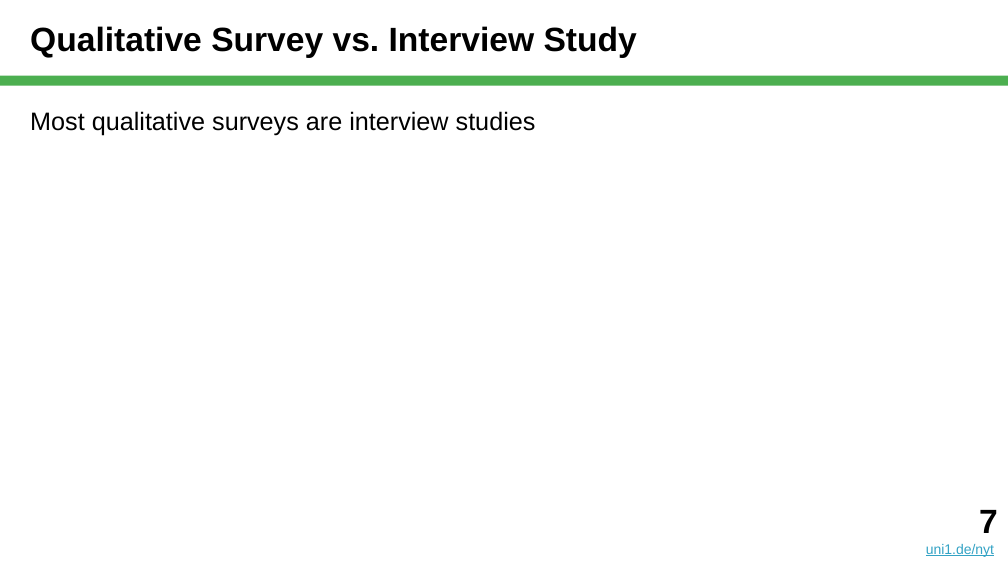
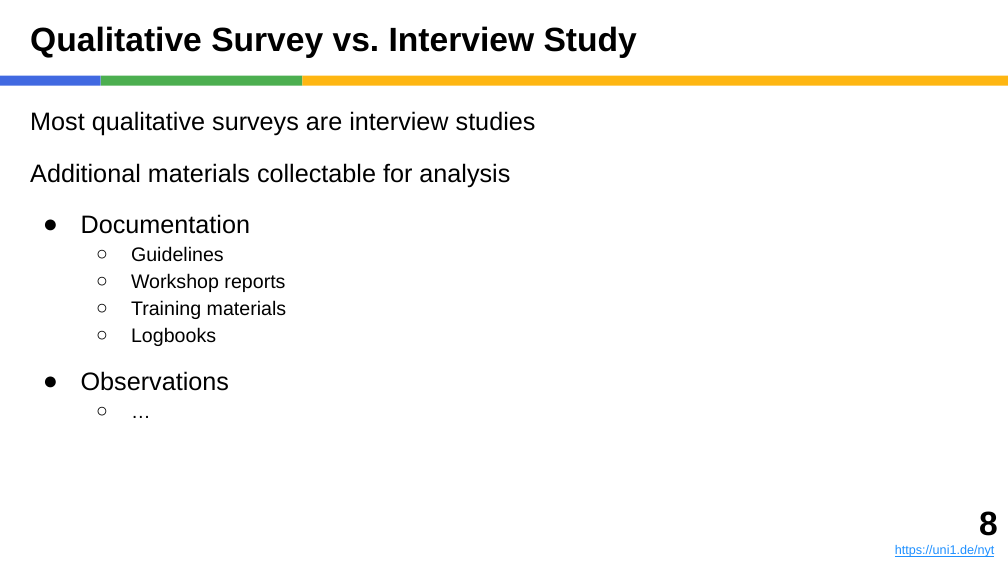
Before and after one commit to dirkriehle/nyt-course, a slide deck: slide 8 of Lecture slides/NYT C03 - Qualitative Surveys.pptx (slide 7 before the commit). Drawn at 1008x567 pixels with LibreOffice and Linux fonts; fonts in the diff are those of the drawing. Boxes give left, top, right and bottom in pixels: in the first picture for what was removed or moved away, otherwise in the second. Text is boxed around its words. In the diff, an @@ line names an element or a change of style, - is before the commit and + after.

```diff
--- a/Lecture slides/NYT C03 - Qualitative Surveys.pptx
+++ b/Lecture slides/NYT C03 - Qualitative Surveys.pptx
@@ rectangle added at [0, 76, 101, 86], fill #4169E1 @@
@@ rectangle added at [101, 76, 302, 86], fill #4CAF50 @@
@@ rectangle: place and size @@
-rectangle at [0, 76, 1008, 86]
+rectangle at [302, 76, 1008, 86]
@@ rectangle at [302, 76, 1008, 86]: fill #4CAF50 to #FEB612 @@
@@ text at [30, 163, 510, 391]: paragraphs added @@
+Additional materials collectable for analysis
+● Documentation
+  ○ Guidelines
+  ○ Workshop reports
+  ○ Training materials
+  ○ Logbooks
+● Observations
+  ○ …
@@ text at [895, 511, 998, 557]: text changed; size 10 to 9 pt; text colour #34A3C5 to #1E90FF @@
-7
-uni1.de/nyt
+8
+https://uni1.de/nyt
```
Also in this commit, not shown: 48 other slides changed, 1 slide added, 3 other files.
